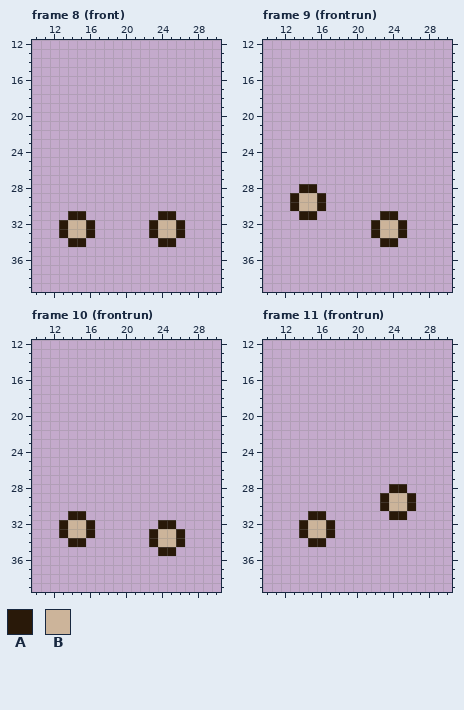
Pixel-art file, stored at assets/sprites/player/soldier/pink-girl.aseprite. Above, as it was before the edit.
40x40 pixels, 18 frames. Colours within 5 levels of each other are drawn and written as one. Shown: frame 8 (front): x 10..30, y 12..39; frame 9 (frontrun): x 10..30, y 12..39; frame 10 (frontrun): x 10..30, y 12..39; frame 11 (frontrun): x 10..30, y 12..39. The commit also changed other frames, which this record leaves out.
Palette (. is transparent): A #291909  B #ccb49a
Pixels before, frame 8 (front), first column x 13:
31 .AA........AA.
32 ABBA......ABBA
33 ABBA......ABBA
34 .AA........AA.
Pixels before, frame 9 (frontrun), first column x 13:
28 .AA..........
29 ABBA.........
30 ABBA.........
31 .AA.......AA.
32 .........ABBA
33 .........ABBA
34 ..........AA.
Pixels before, frame 10 (frontrun), first column x 13:
31 .AA...........
32 ABBA.......AA.
33 ABBA......ABBA
34 .AA.......ABBA
35 ...........AA.
Pixels before, frame 11 (frontrun), first column x 14:
28 ..........AA.
29 .........ABBA
30 .........ABBA
31 .AA.......AA.
32 ABBA.........
33 ABBA.........
34 .AA..........
The result:
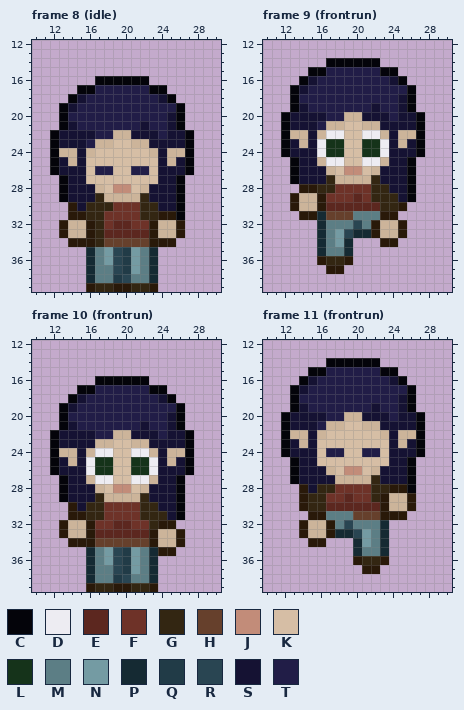
Colours new in this view: C #04040a  D #edecf2  E #5c271f  F #6e3228  G #332612  H #66402c  J #c28c79  K #d6bea5  L #15331a  M #5c7e85  N #749ba3  P #152a33  Q #213b47  R #294552  S #151233  T #211d47
Edits made:
layer "alice" now shown
Frame 8 (idle), layer "alice":
y 16: x 17..22 ...... -> CCCCCC
y 17: x 15..24 .......... -> CCTTTTTTCC
y 18: x 14..25 ............ -> CSTTTTTTTTSC
y 19: x 13..26 .............. -> CSTTTTTTTTTTTC
y 20: x 13..26 .............. -> CTTTTTTTTTTTSC
y 21: x 13..26 .............. -> CSTTTTTTTSTTSC
y 22: x 12..27 ................ -> CSSSSTTBBSSSTSSC
y 23: x 12..27 ................ -> CSSSTBBKKBBSSSSC
y 24: x 12..27 ................ -> CBBSBKKKKKKBSBBC
y 25: x 12..27 ................ -> CSBSKKKKKKKKSBSC
y 26: x 12..27 ................ -> CSSSKTTKKTTKSSSC
y 27: x 13..26 .............. -> CSSKKKKKKKKSSC
y 28: x 13..26 .............. -> CSSSBKJJKBSSSC
y 29: x 13..26 .............. -> CSSSGBBBBGSSSC
y 30: x 14..26 ............. -> ASGGGFFFGGSSC
y 31: x 16..23 ........ -> GGFFFFGG; x 26 . -> C
y 32: x 17..22 ...... -> GFEEFF
y 33: x 17..22 ...... -> GEEEEE
y 34: x 16..23 ........ -> AGHHHHHA
y 35..36: x 16..23 ........ -> PMNRQNMP
y 37: x 16..23 ........ -> PMMRQNMP
y 38: x 16..23 ........ -> PMMQRMMP
y 39: x 16..23 ........ -> AGGAAGGA
Frame 9 (frontrun), layer "alice":
y 14: x 17..22 ...... -> CCCCCC
y 15: x 15..24 .......... -> CCTTTTTTCC
y 16: x 14..25 ............ -> CSTTTTTTTTSC
y 17: x 13..26 .............. -> CSTTTTTTTTTTTC
y 18: x 13..26 .............. -> CTTTTTTTTTTTSC
y 19: x 13..26 .............. -> CSTTTTTTTSTTSC
y 20: x 12..27 ................ -> CSSSSTTBBSSSTSSC
y 21: x 12..27 ................ -> CSSSTBBKKBBSSSSC
y 22: x 12..27 ................ -> CBBSBDDKKDDBSBBC
y 23: x 12..27 ................ -> CSBSDLLKKLLDSBSC
y 24: x 12..27 ................ -> CSSSDLLKKLLDSSSC
y 25: x 13..26 .............. -> CSSBDDKKDDBSSC
y 26: x 13..26 .............. -> CSSSBKJJKBSSSC
y 27: x 13..26 .............. -> CSSSGBBBBGSSSC
y 28: x 16..26 ........... -> GGFFFFGGSSC
y 29: x 17..26 .......... -> FFFEFGGGSC
y 30: x 17..25 ......... -> EEEEEEGGA
y 31: x 16..22 ....... -> PHHHMMM
y 32: x 16..21 ...... -> PMMMRM
y 33: x 16..21 ...... -> PMNRPP
y 34: x 16..19 .... -> PMNP
y 35: x 16..19 .... -> PMMP
y 36: x 16..19 .... -> AGGA
y 37: x 17..18 .. -> AA
Frame 10 (frontrun), layer "alice":
y 16: x 17..22 ...... -> CCCCCC
y 17: x 15..24 .......... -> CCTTTTTTCC
y 18: x 14..25 ............ -> CSTTTTTTTTSC
y 19: x 13..26 .............. -> CSTTTTTTTTTTTC
y 20: x 13..26 .............. -> CTTTTTTTTTTTSC
y 21: x 13..26 .............. -> CSTTTTTTTSTTSC
y 22: x 12..27 ................ -> CSSSSTTBBSSSTSSC
y 23: x 12..27 ................ -> CSSSSBBKKBBSSSSC
y 24: x 12..27 ................ -> CBBSBDDKKDDBSBBC
y 25: x 12..27 ................ -> CSBSDLLKKLLDSBSC
y 26: x 12..27 ................ -> CSSSDLLKKLLDSSSC
y 27: x 13..26 .............. -> CSSBDDKKDDBSSC
y 28: x 13..26 .............. -> CSSSBKJJKBSSSC
y 29: x 13..26 .............. -> CSSSGBBBBGSSSC
y 30: x 14..26 ............. -> ASGGFFFFGGSSC
y 31: x 16..26 ........... -> GGFFFFGGGSC
y 32: x 17..23 ....... -> FFEEFFG
y 33: x 17..22 ...... -> EEEEEE
y 34: x 16..22 ....... -> AHHHHHH
y 35..36: x 16..23 ........ -> PMNRQNMP
y 37: x 16..23 ........ -> PMMRQNMP
y 38: x 16..23 ........ -> PMMQRMMP
y 39: x 16..23 ........ -> AGGAAGGA
Frame 11 (frontrun), layer "alice":
y 14: x 17..22 ...... -> CCCCCC
y 15: x 15..24 .......... -> CCTTTTTTCC
y 16: x 14..25 ............ -> CSTTTTTTTTSC
y 17: x 13..26 .............. -> CSTTTTTTTTTTTC
y 18: x 13..26 .............. -> CTTTTTTTTTTTSC
y 19: x 13..26 .............. -> CSTTTTTTTSTTSC
y 20: x 12..27 ................ -> CSSSSTTBBSSSTSSC
y 21: x 12..27 ................ -> CSSSTBBKKBBSSSSC
y 22: x 12..27 ................ -> CBBSBKKKKKKBSBBC
y 23: x 12..27 ................ -> CSBSKKKKKKKKSBSC
y 24: x 12..27 ................ -> CSSSKTTKKTTKSSSC
y 25: x 13..26 .............. -> CSSKKKKKKKKSSC
y 26: x 13..26 .............. -> CSSSBKJJKBSSSC
y 27: x 13..26 .............. -> CSSSSBBBBGSSSC
y 28: x 14..23 .......... -> ASGGFFFFGG; x 26 . -> C
y 29: x 14..22 ......... -> AGGFFEFFG
y 30: x 14..22 ......... -> AGGEEEEEE
y 31: x 17..23 ....... -> MMMHHHA
y 32: x 18..23 ...... -> MRMMMP
y 33: x 18..23 ...... -> PPRNMP
y 34: x 20..23 .... -> PNMP
y 35: x 20..23 .... -> PMMP
y 36: x 20..23 .... -> AGGA
y 37: x 21..22 .. -> AA
Pixel boxes of the changes (left, top, right, bottom) in both pictures:
added: (50, 76, 194, 292)
added: (281, 58, 425, 274)
added: (50, 376, 194, 592)
added: (281, 358, 425, 574)
